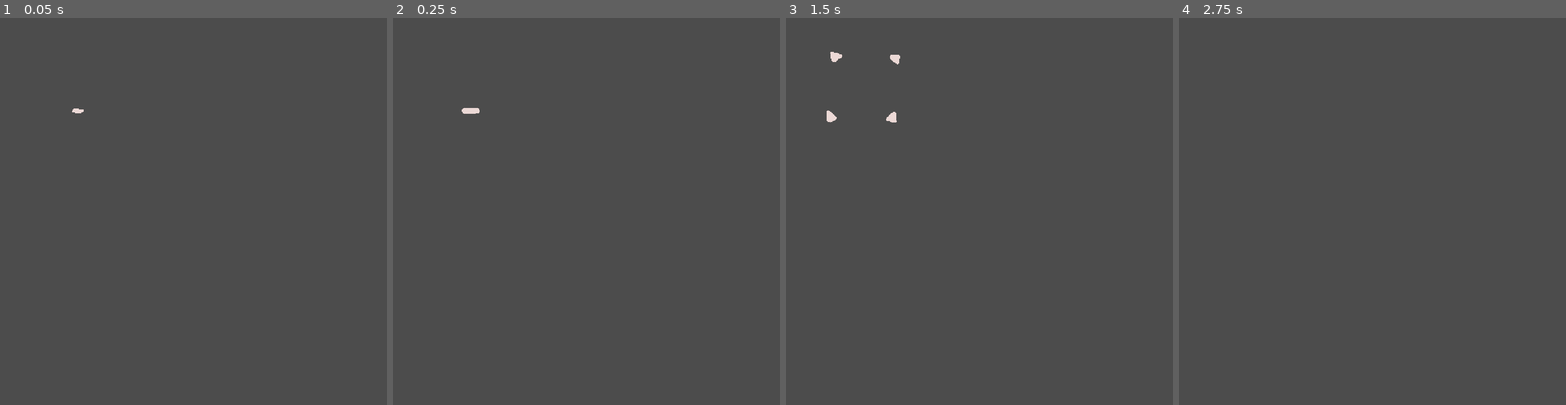
Above: before the commit, frames 1-4 (left to right).
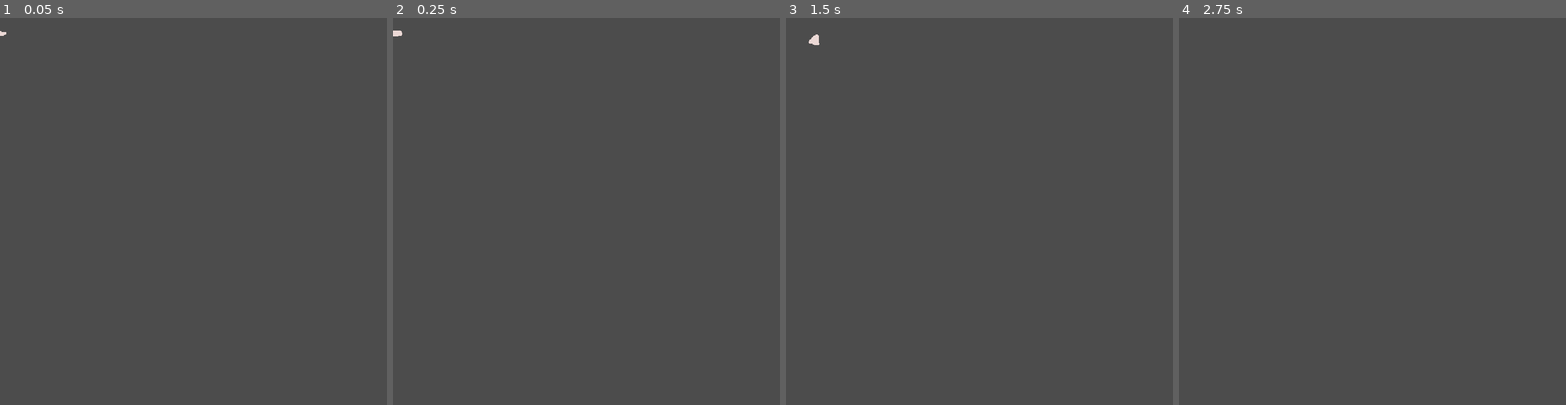
Above: after the commit, the same moments.

Repository: nolenroyalty/flashlight-survivors
Game: Godot game, scene res://enemies/Puddleguy.tscn
Two runs of this game, one before a commit and one after it. Both use one fixed random seed, a clock stepped at 60 frames per second and the inputs below. This scene is started directly instead of the project's main scene.
Inputs (mouse positions are in pixels of both pictures, inside the frame that each line leads up to):
- Up to frame 1 (0.05 s): no input
- Up to frame 2 (0.25 s): no input
- Up to frame 3 (1.5 s): move the mouse to (1064, 192) at 0.52 s; hold D (player_right) 0.53-1.28 s; move the mouse to (902, 230) at 1.27 s; hold S (player_down) from 1.28 s (still down)
- Up to frame 4 (2.75 s): move the mouse to (1411, 126) at 2.02 s; release S (player_down) at 2.03 s; hold D (player_right) from 2.03 s (still down)

The runs differ from the first frame. In frame 1, less than 0.1% of the frame differs, in the area x 0-22%, y 3-25%; in frame 2, 0.1%; in frame 3, 0.3%, in the area x 5-30%, y 4-27%; in frame 4, nothing differs.

Commit message:
sound tweaks

Diff:
--- a/enemies/BaseEnemy.gd
+++ b/enemies/BaseEnemy.gd
@@ -2,6 +2,8 @@
 class_name BaseEnemy
 
 var Explosion = preload("res://light-sources/Explosion.tscn")
+var sound_ding = preload("res://sounds/kill1.wav")
+
 var is_dead = false
 var health = 1
 var touching_player = false
--- a/enemies/Puddleguy.tscn
+++ b/enemies/Puddleguy.tscn
@@ -335,7 +335,6 @@
 }
 
 [node name="Puddleguy" instance=ExtResource( 1 )]
-position = Vector2( 100, 100 )
 script = ExtResource( 3 )
 
 [node name="Hit" type="CollisionShape2D" parent="Hitbox" index="0"]
--- a/globals/State.gd
+++ b/globals/State.gd
@@ -39,7 +39,7 @@
 var IconExplode = preload("res://Aseprite/battery.png")
 var IconSpeed = preload("res://Aseprite/grease.png")
 var IconDrunk = preload("res://Aseprite/booze.png")
-var IconTote = preload("res://Aseprite/booze.png")
+var IconTote = preload("res://Aseprite/ikebag.png")
 
 var lamp_level = 0
 var max_lamp_level = 4
--- a/light-sources/FireAlarm.gd
+++ b/light-sources/FireAlarm.gd
@@ -19,6 +19,7 @@
 
 func flash():
 	collider.disabled = false
+	$Audio.playing = true
 	var t = get_tree().create_tween()
 	Lights.set_alarm_flashing(true)
 	t.tween_callback(self, "stop_flashing").set_delay(FLASH_TIME)
--- a/light-sources/FireAlarm.tscn
+++ b/light-sources/FireAlarm.tscn
@@ -1,7 +1,8 @@
-[gd_scene load_steps=4 format=2]
+[gd_scene load_steps=5 format=2]
 
 [ext_resource path="res://player/LightSource.tscn" type="PackedScene" id=1]
 [ext_resource path="res://light-sources/FireAlarm.gd" type="Script" id=2]
+[ext_resource path="res://sounds/alarm2.wav" type="AudioStream" id=3]
 
 [sub_resource type="RectangleShape2D" id=1]
 extents = Vector2( 259.5, 261 )
@@ -18,3 +19,8 @@
 [node name="Timer" type="Timer" parent="." index="1"]
 wait_time = 10.0
 one_shot = true
+
+[node name="Audio" type="AudioStreamPlayer" parent="." index="2"]
+pause_mode = 2
+stream = ExtResource( 3 )
+volume_db = -10.0
--- a/light-sources/LightTrackManager.gd
+++ b/light-sources/LightTrackManager.gd
@@ -5,6 +5,7 @@
 var rng : RandomNumberGenerator
 
 func fire():
+	$Audio.playing = true
 	var num = 0
 	var x = rng.randf()
 	var y = 1.0 - x
--- a/light-sources/LightTrackManager.tscn
+++ b/light-sources/LightTrackManager.tscn
@@ -1,9 +1,13 @@
-[gd_scene load_steps=2 format=2]
+[gd_scene load_steps=3 format=2]
 
 [ext_resource path="res://light-sources/LightTrackManager.gd" type="Script" id=1]
+[ext_resource path="res://sounds/lights1.wav" type="AudioStream" id=2]
 
 [node name="LightTrackManager" type="Node2D"]
 script = ExtResource( 1 )
 
 [node name="Timer" type="Timer" parent="."]
 wait_time = 5.0
+
+[node name="Audio" type="AudioStreamPlayer" parent="."]
+stream = ExtResource( 2 )
--- a/player/Player.gd
+++ b/player/Player.gd
@@ -34,6 +34,7 @@
 	if invincible:
 		return
 	else:
+		$Audio.playing = true
 		invincible = true
 		var t = get_tree().create_tween()
 		var duration = iframe_duration / 2.0
--- a/player/Player.tscn
+++ b/player/Player.tscn
@@ -1,10 +1,11 @@
-[gd_scene load_steps=8 format=2]
+[gd_scene load_steps=9 format=2]
 
 [ext_resource path="res://player/Player.gd" type="Script" id=1]
 [ext_resource path="res://player/LightCone.tscn" type="PackedScene" id=2]
 [ext_resource path="res://player/LightLamp.tscn" type="PackedScene" id=3]
 [ext_resource path="res://Aseprite/playerproto.png" type="Texture" id=4]
 [ext_resource path="res://Aseprite/flashlight.png" type="Texture" id=5]
+[ext_resource path="res://sounds/hurt1.wav" type="AudioStream" id=6]
 
 [sub_resource type="CapsuleShape2D" id=2]
 
@@ -48,3 +49,7 @@
 [node name="Flashlight" type="Sprite" parent="."]
 rotation = 6.28319
 texture = ExtResource( 5 )
+
+[node name="Audio" type="AudioStreamPlayer" parent="."]
+pause_mode = 2
+stream = ExtResource( 6 )
Binary file changed: Aseprite/ikebag.aseprite
Binary file changed: Aseprite/ikebag.png
Not shown, added: sounds/alarm1.wav.import
Not shown, added: sounds/alarm2.wav.import
Not shown, added: sounds/hurt1.wav.import
Not shown, added: sounds/kill1.wav.import
Not shown, added: sounds/lights1.wav.import
Not shown, added: sounds/alarm1.wav
Not shown, added: sounds/alarm2.wav
Not shown, added: sounds/hurt1.wav
Not shown, added: sounds/kill1.wav
Not shown, added: sounds/lights1.wav
